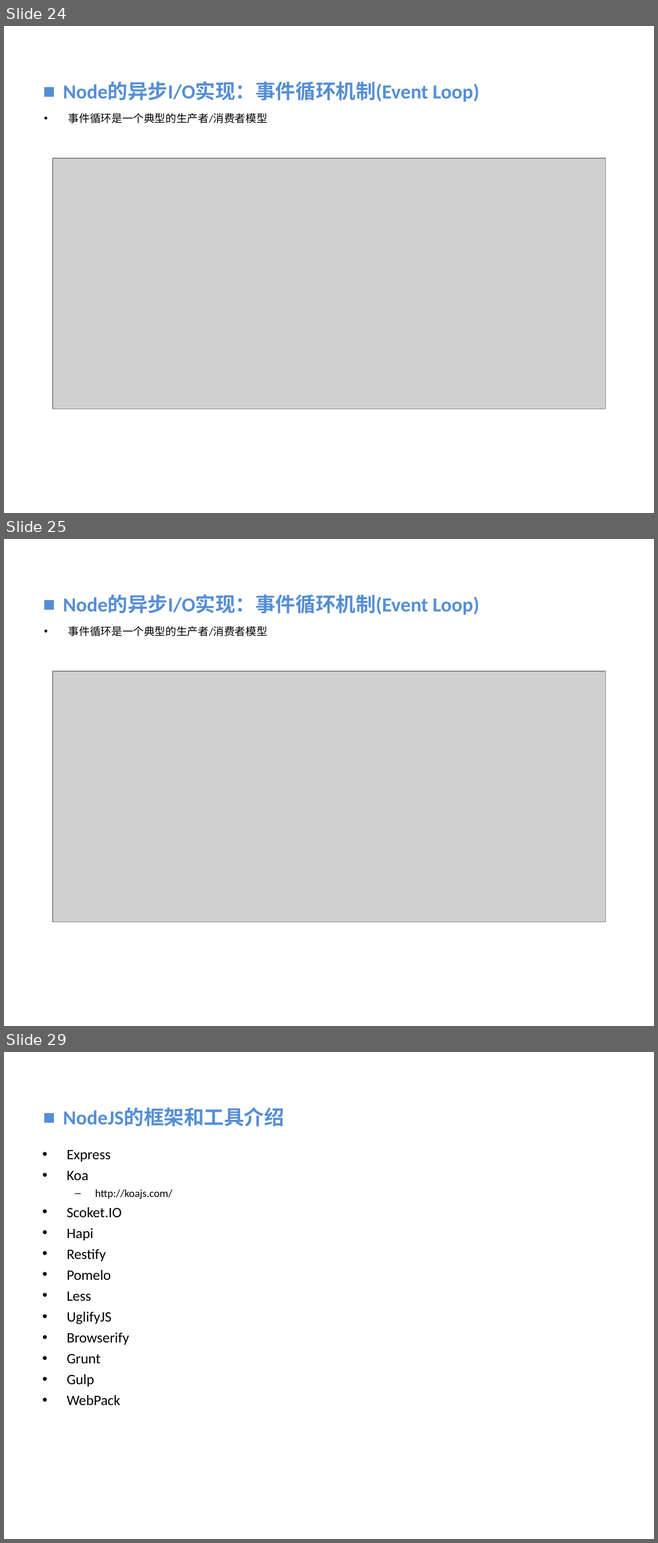
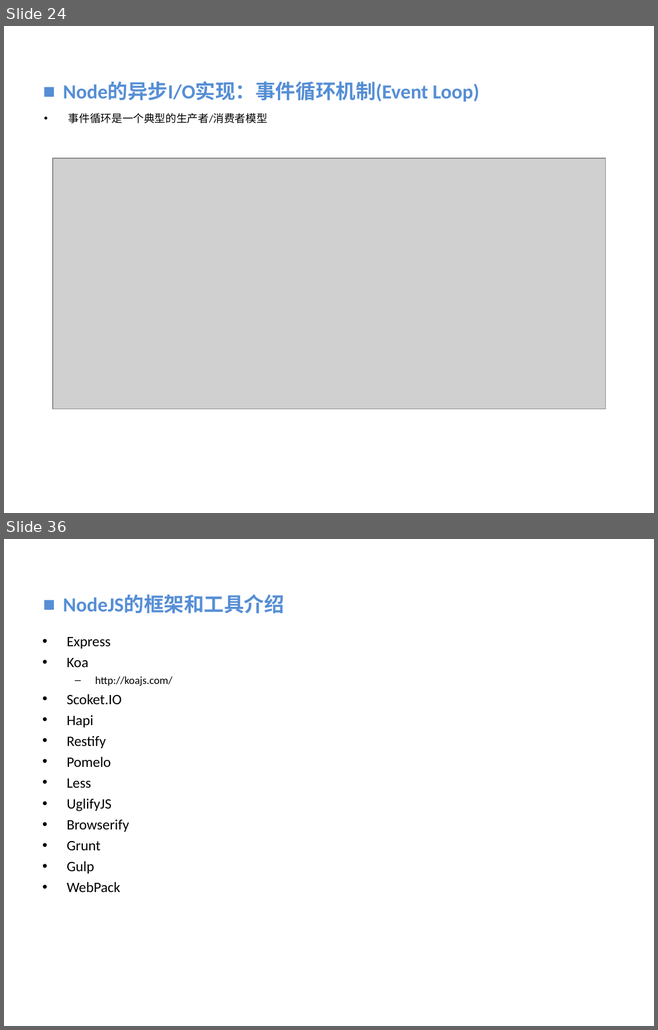
Before and after one commit to vaik/Documents, a slide deck: 我的分享/NodeJS基础概念理解.ppt. Shown one above the other, each under a label of ours: slides 24, 25 and 29 before the commit, slides 24 and 36 after it; the slides between them are not shown. The pictures are 658x1543 and 658x1030 pixels, drawn with LibreOffice and Linux fonts; fonts in the diff are those of the drawing; grey boxes stand for pictures; background and template pictures are left out. Boxes give left, top, right and bottom in pixels: in the first picture for what was removed or moved away, otherwise in the second. Text is boxed around its words. In the diff, an @@ line names an element or a change of style, - is before the commit and + after.

```diff
--- a/我的分享/NodeJS基础概念理解.ppt
+++ b/我的分享/NodeJS基础概念理解.ppt
@@ slide 25 removed at (4, 539, 654, 1026), background picture (left out) @@
@@ text removed at (63, 595, 479, 615) @@
-■ Node的异步I/O实现：事件循环机制(Event Loop)
@@ text removed at (68, 626, 267, 636) @@
-• 事件循环是一个典型的生产者/消费者模型
@@ picture removed at (53, 671, 605, 922) @@
@@ what was slide 29 is now slide 36 @@
```
Also in this commit, not shown: 2 slides changed, 11 slides added, 3 other slides removed.
